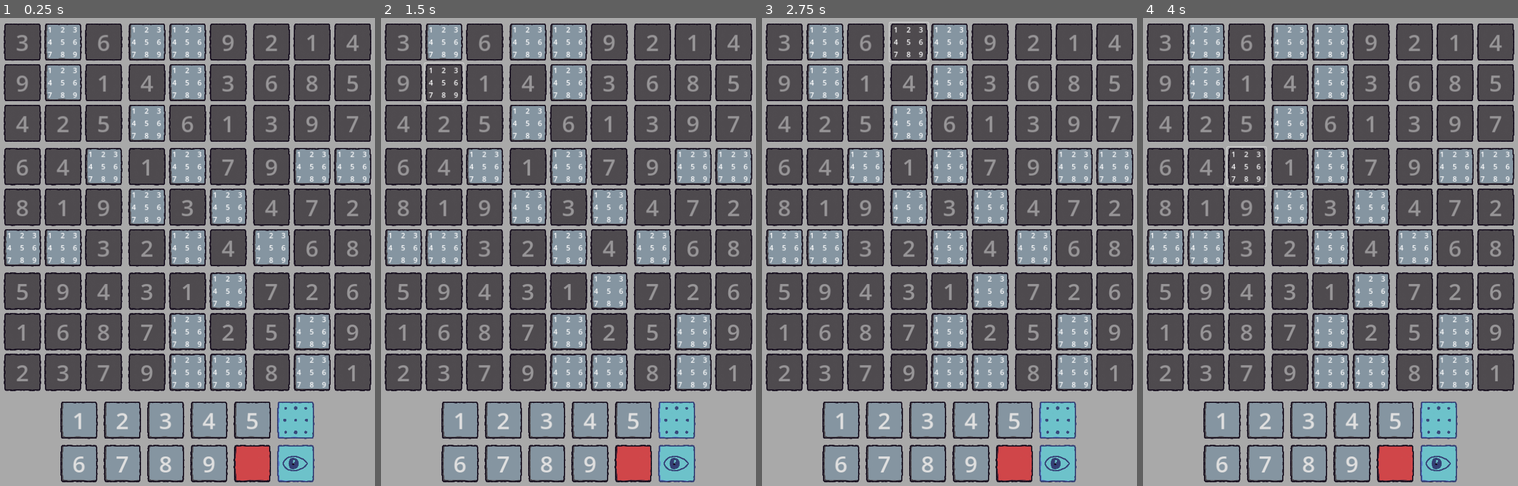
Above: before the commit, frames 1-4 (left to right).
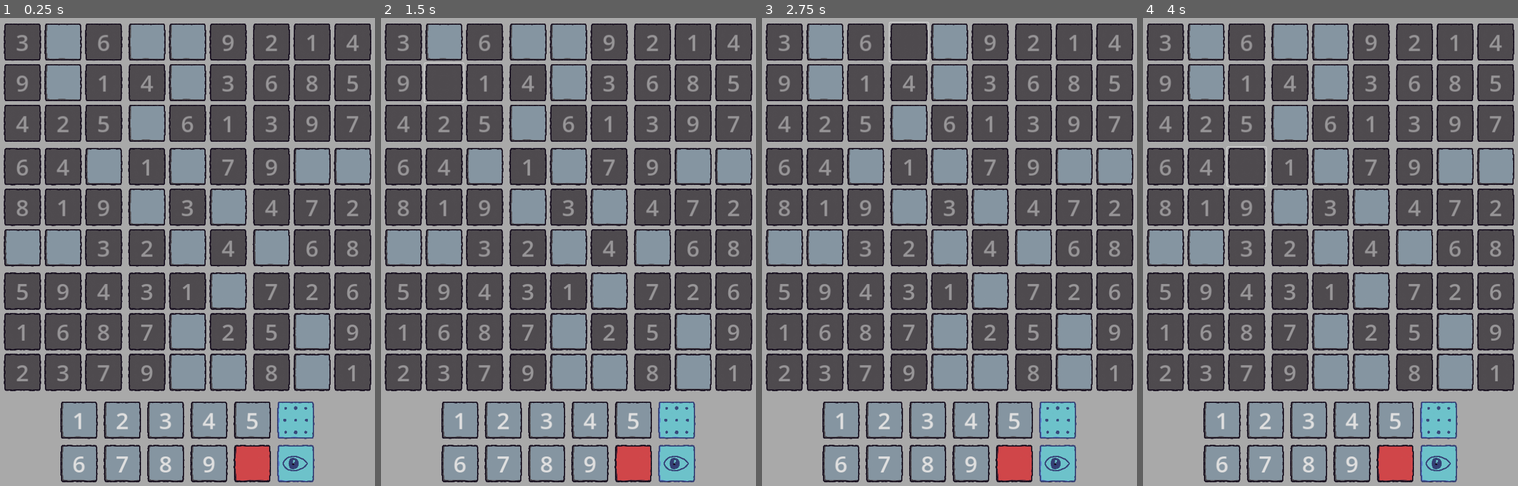
Above: after the commit, the same moments.

Repository: gitMickehh/soduku-recreation
Game: Godot game, scene res://soduku_scene.tscn
Same seed, same stepped clock (60 frames per second), same inputs: the game is played once before the commit and once after it.
Inputs (mouse positions are in pixels of both pictures, inside the frame that each line leads up to):
- Up to frame 1 (0.25 s): no input
- Up to frame 2 (1.5 s): click (444, 41) at 0.52 s; click (444, 83) at 1.27 s
- Up to frame 3 (2.75 s): click (908, 41) at 2 s
- Up to frame 4 (4 s): click (1289, 120) at 2.77 s; click (1248, 167) at 3.52 s

The runs differ from the first frame. In frame 1, 1.5% of the frame differs, in the area x 1-98%, y 1-79%; in frame 2, 1.6%; in frame 3, 1.5%; in frame 4, 1.5%.

Commit message:
fixed the wrong candidate view start!

Diff:
--- a/scripts/button_logic.gd
+++ b/scripts/button_logic.gd
@@ -26,6 +26,7 @@
 @onready var hint_label_9: Label = $"hints_container/line-3/hint-label-9"
 
 func _ready() -> void:
+	toggle_hints(false)
 	connect("pressed", func():
 		pressed_with_info.emit(self)
 	)
@@ -60,7 +61,8 @@
 
 func set_filled(fill: bool) -> void:
 	filled = fill
-	toggle_hints(!filled)
+	if filled:
+		toggle_hints(false)
 
 func number_is_equal(number: int) -> bool:
 	return number == cell_data.content
--- a/scripts/input_lines_container_manager.gd
+++ b/scripts/input_lines_container_manager.gd
@@ -50,8 +50,8 @@
 	_update_buttons_colors()
 
 	#toggle candidates button stuff
+	toggle_candidates_view_state = false
 	candidates_view_mode_button.connect("pressed", _toggle_candidates_view_button_pressed)
-	toggle_candidate_view_signal.emit(toggle_candidates_view_state)
 
 func _on_input_button_pressed(button: Button_Logic) -> void:
 		new_input_chosen.emit(int(button.text))
@@ -79,8 +79,9 @@
 	toggle_candidates_mode_button.update_button_styleboxes(candidate_input_mode_stylebox, candidate_input_mode_disabled_stylebox, candidate_input_mode_disabled_stylebox)
 	toggle_candidates_mode_button.toggle_hints(false)
 
+	candidates_view_mode_button.toggle_hints(false)
 	_toggle_candidates_mode_button_visual_update()
-	candidates_view_mode_button.toggle_hints(false)
+	toggle_candidate_view_signal.emit(toggle_candidates_view_state)
 
 func _toggle_candidates_mode_button_visual_update() -> void:
 	if toggle_candidates_view_state:
